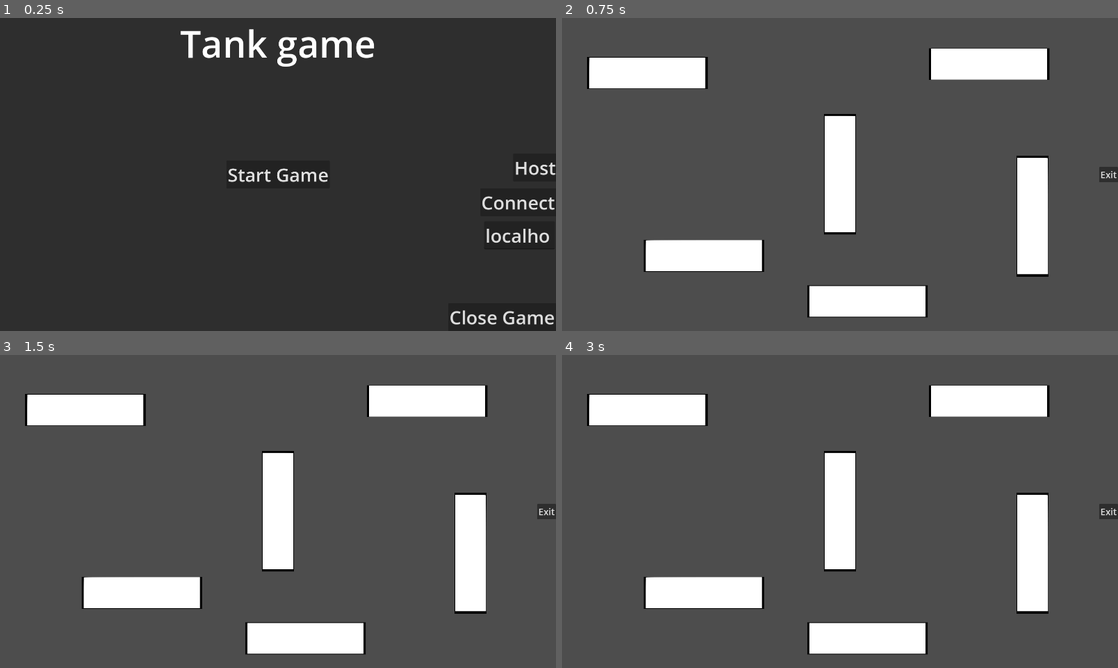
Above: before the commit, frames 1-4 (two rows, left to right).
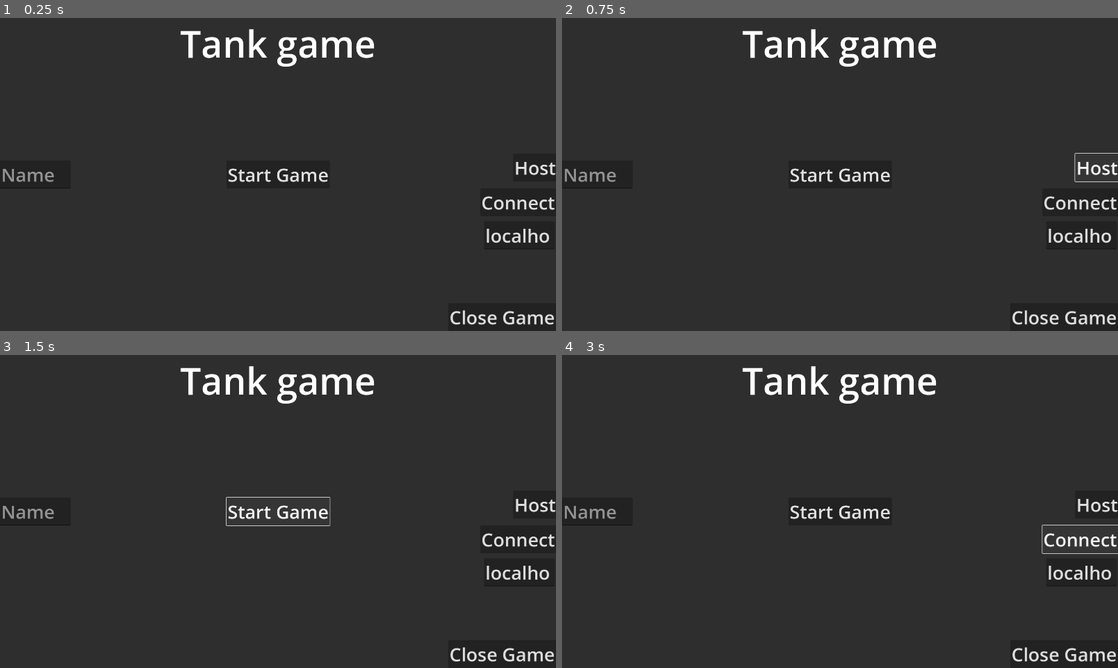
Above: after the commit, the same moments.

Repository: alexandros3015/tank-game
Game: Godot game, scene res://scenes/main_menu.tscn
The game is run twice, just before and just after one commit, with the same random seed, the same clock (stepped at 60 frames per second) and the same inputs. The engine's default icon, where the game draws it, is replaced by a stand-in: a white triangle on a blue panel in a dark square.
Inputs (mouse positions are in pixels of both pictures, inside the frame that each line leads up to):
- Up to frame 1 (0.25 s): no input
- Up to frame 2 (0.75 s): click "Host" at 0.5 s
- Up to frame 3 (1.5 s): click (278, 511) at 1.25 s, where only the run after the commit has a clickable "Start Game"
- Up to frame 4 (3 s): click (840, 511) at 2 s, where only the run after the commit has a clickable "Start Game"; click (1079, 539) at 2.75 s, where only the run after the commit has a clickable "Connect"

The runs differ from the first frame. In frame 1, 0.2% of the frame differs, in the area x 0-13%, y 48-55%; in frame 2, 99%, in the area x 0-100%, y 0-100%; in frame 3, 98%; in frame 4, 98%.
Error after the commit: Invalid access to property or key 'text' on a base object of type 'null instance'. (res://scripts/main_menu.gd:42)

Commit message:
developments on a proper lobby system (so many error NAZAR HELP)

Diff:
--- /dev/null
+++ b/scenes/lobby.tscn
@@ -0,0 +1,87 @@
+[gd_scene load_steps=3 format=3 uid="uid://cih3vmsj3qpic"]
+
+[ext_resource type="Script" path="res://scripts/lobby.gd" id="1_1ps56"]
+
+[sub_resource type="StyleBoxFlat" id="StyleBoxFlat_evk6h"]
+bg_color = Color(0.129558, 0.129559, 0.129558, 1)
+
+[node name="lobby" type="Panel"]
+anchors_preset = 15
+anchor_right = 1.0
+anchor_bottom = 1.0
+grow_horizontal = 2
+grow_vertical = 2
+theme_override_styles/panel = SubResource("StyleBoxFlat_evk6h")
+script = ExtResource("1_1ps56")
+
+[node name="lobbytext" type="Label" parent="."]
+layout_mode = 1
+anchors_preset = 5
+anchor_left = 0.5
+anchor_right = 0.5
+offset_left = -276.5
+offset_right = 276.5
+offset_bottom = 88.0
+grow_horizontal = 2
+theme_override_font_sizes/font_size = 64
+text = "Tank Game Lobby"
+
+[node name="idtext" type="Label" parent="."]
+layout_mode = 1
+anchors_preset = -1
+anchor_left = 0.35625
+anchor_top = 0.0814815
+anchor_right = 0.644271
+anchor_bottom = 0.162963
+grow_horizontal = 2
+theme_override_font_sizes/font_size = 64
+text = "Lobby ID: "
+horizontal_alignment = 1
+metadata/_edit_use_anchors_ = true
+
+[node name="start" type="Button" parent="."]
+layout_mode = 1
+anchors_preset = 8
+anchor_left = 0.5
+anchor_top = 0.5
+anchor_right = 0.5
+anchor_bottom = 0.5
+offset_left = -79.0
+offset_top = -48.0
+offset_right = 79.0
+offset_bottom = 48.0
+grow_horizontal = 2
+grow_vertical = 2
+theme_override_font_sizes/font_size = 64
+disabled = true
+text = "Start"
+
+[node name="playerlist" type="Label" parent="."]
+layout_mode = 1
+anchors_preset = 7
+anchor_left = 0.5
+anchor_top = 1.0
+anchor_right = 0.5
+anchor_bottom = 1.0
+offset_left = -212.5
+offset_top = -88.0
+offset_right = 212.5
+grow_horizontal = 2
+grow_vertical = 0
+theme_override_font_sizes/font_size = 64
+text = "Players: None (Somehow)"
+
+[node name="Button" type="Button" parent="."]
+layout_mode = 1
+anchors_preset = 6
+anchor_left = 1.0
+anchor_top = 0.5
+anchor_right = 1.0
+anchor_bottom = 0.5
+offset_left = -239.0
+offset_top = -31.5
+offset_bottom = 31.5
+grow_horizontal = 0
+grow_vertical = 2
+theme_override_font_sizes/font_size = 40
+text = "Close Lobby"
--- a/scenes/main_menu.tscn
+++ b/scenes/main_menu.tscn
@@ -82,7 +82,7 @@
 text = "Connect"
 metadata/_edit_use_anchors_ = true
 
-[node name="LineEdit" type="LineEdit" parent="."]
+[node name="ip" type="LineEdit" parent="."]
 layout_mode = 0
 anchor_left = 0.870833
 anchor_top = 0.65
@@ -94,6 +94,18 @@
 placeholder_text = "IP"
 metadata/_edit_use_anchors_ = true
 
+[node name="name" type="LineEdit" parent="."]
+layout_mode = 1
+anchors_preset = 4
+anchor_top = 0.5
+anchor_bottom = 0.5
+offset_top = -48.0
+offset_right = 244.0
+offset_bottom = 48.0
+grow_vertical = 2
+theme_override_font_sizes/font_size = 64
+placeholder_text = "Name"
+
 [connection signal="pressed" from="start" to="." method="_on_start_pressed"]
 [connection signal="pressed" from="close" to="." method="_on_close_pressed"]
 [connection signal="pressed" from="host" to="." method="_on_host_pressed"]
--- a/scenes/mainareaMULTIPLAER.tscn
+++ b/scenes/mainareaMULTIPLAER.tscn
@@ -1,7 +1,7 @@
 [gd_scene load_steps=11 format=3 uid="uid://0tndp7tgw7ms"]
 
 [ext_resource type="Script" path="res://scripts/mainarea_multiplaer.gd" id="1_835vx"]
-[ext_resource type="Script" path="res://scenes/hud_multiplayer.gd" id="2_6645h"]
+[ext_resource type="Script" path="res://scripts/hud_multiplayer.gd" id="2_6645h"]
 [ext_resource type="Script" path="res://scripts/winner_multiplayer.gd" id="3_lqntj"]
 [ext_resource type="Texture2D" uid="uid://c2plgu1mrvbh0" path="res://assets/wsquare.png" id="5_sg0ee"]
 [ext_resource type="PackedScene" uid="uid://bahg5rivlu4j0" path="res://scenes/powerup_spawn.tscn" id="6_r85qe"]
--- /dev/null
+++ b/scenes/multiplayer_game_manager.tscn
@@ -0,0 +1,6 @@
+[gd_scene load_steps=2 format=3 uid="uid://drxf6rdpgx25e"]
+
+[ext_resource type="Script" path="res://scripts/multiplayer_game_manager.gd" id="1_vfq05"]
+
+[node name="multiplayer_game_manager" type="Node"]
+script = ExtResource("1_vfq05")
--- a/scripts/global.gd
+++ b/scripts/global.gd
@@ -1,4 +1,8 @@
 extends Node
+
+var mainip = "localhost"
+
+var altconnect = false
 
 var bullets1 = 10
 var bullets2 = 10
--- a/scenes/hud_multiplayer.gd
+++ b/scripts/hud_multiplayer.gd
@@ -15,9 +15,9 @@
 	for i in range(0, tanks.size()):
 		var tank = tanks[i]
 		if i % 2:
-			$p2info.text += "Tank %s\nHealth:%s\nBullets:%s" % [i, tank.hp, tank.bullets]
+			$p2info.text += "Tank: %s\nHealth: %s\nBullets: %s" % [i+1, tank.hp, tank.bullets]
 		else:
-			$p1info.text += "Tank %s\nHealth:%s\nBullets:%s" % [i, tank.hp, tank.bullets]
+			$p1info.text += "Tank: %s\nHealth: %s\nBullets: %s" % [i+1, tank.hp, tank.bullets]
 
 
 
--- /dev/null
+++ b/scripts/lobby.gd
@@ -0,0 +1,12 @@
+extends Panel
+
+var lobbyid: int
+var players = []
+# Called when the node enters the scene tree for the first time.
+func _ready() -> void:
+	$idtext.text = "ID: " + str(lobbyid)
+
+
+# Called every frame. 'delta' is the elapsed time since the previous frame.
+func _process(delta: float) -> void:
+	$playerlist.text = "Players: " + str(players)
--- a/scripts/main_menu.gd
+++ b/scripts/main_menu.gd
@@ -4,10 +4,9 @@
 
 # Called when the node enters the scene tree for the first time.
 func _ready() -> void:
+	if OS.has_feature("dedicated_server"):
+		get_tree().change_scene_to_file("res://scenes/multiplayer_game_manager.tscn")
 	multiplayer.multiplayer_peer = null
-
-	if OS.has_feature("dedicated_server"):
-		host()
 
 	multiplayer.connected_to_server.connect(_server_connected)
 
@@ -17,9 +16,8 @@
 
 func host() -> void:
 	peer = ENetMultiplayerPeer.new()
-	peer.create_server(6969, 2)
+	peer.create_client(Global.mainip, 6969)
 	multiplayer.multiplayer_peer = peer
-	get_tree().change_scene_to_file.call_deferred("res://scenes/mainareaMULTIPLAER.tscn")
 
 func join(ip: String) -> void:
 	peer = ENetMultiplayerPeer.new()
--- /dev/null
+++ b/scripts/multiplayer_game_manager.gd
@@ -0,0 +1,42 @@
+extends Node
+
+var dedserv = OS.has_feature("dedicated_server")
+
+var players = {}
+var peer
+
+var lobbyscene = preload("res://scenes/lobby.tscn")
+
+var lobbylist = []
+var onlobby = 0
+# Called when the node enters the scene tree for the first time.
+func _ready() -> void:
+	if dedserv: Global.altconnect = true
+
+	peer = ENetMultiplayerPeer.new()
+	peer.create_server(6969, 2)
+	multiplayer.multiplayer_peer = peer
+
+
+# Called every frame. 'delta' is the elapsed time since the previous frame.
+func _process(delta: float) -> void:
+	pass
+
+func _peer_connected(id: int = 1) -> void:
+	players[id] = {"name": "player"}
+
+	if has_node(str(id)):
+		print("A player with ID", id, "already exists.")
+		return
+
+	lobbylist[onlobby] = lobbyscene.instantiate()
+	var current_lobby = lobbylist[onlobby]
+
+	# Generate a unique lobby ID
+	var candidate_lobby_id = randi_range(1000, 9999)
+	while candidate_lobby_id in [lobby.lobbyid for lobby in lobbylist]:
+		candidate_lobby_id = randi_range(1000, 9999)
+
+	current_lobby.lobbyid = candidate_lobby_id
+
+	add_child(current_lobby)
